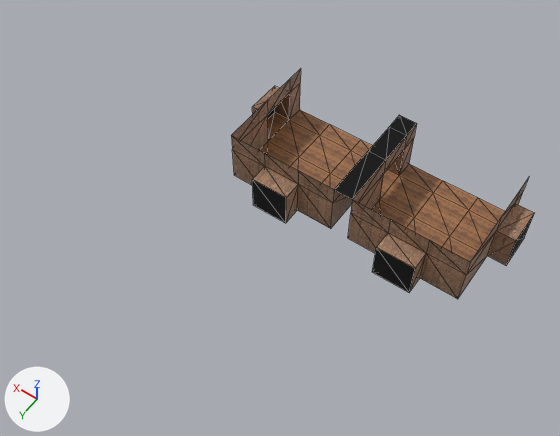
The glTF model models/house/interior.glb: old version first, new version second.
Both versions are drawn from a 50 mm lens placed at (-14.4, 23.3, 30.5), pointed at (-0.8, 4.3, 0.6). Lighting does not change. The marker at lower left points along +X, +Y and +Z. Mesh edges are drawn as thin lines. Vertices at the same position are counted once.

Script lines for the objects in view, before the commit:
```python
me_cube_003 = bpy.data.meshes.new('Cube.003')
me_cube_003.from_pydata(...)  # 88 vertices, 154 faces; spans x -11.0..4.0, y -3.0..4.0, z 0.0..3.0
# faces by material slot: [90, 46, 18]
me_cube_003.materials.append(mat_wall)  # picture img_wood_plywood_03
me_cube_003.materials.append(mat_floor)  # picture img_wood_planks_fancy_01
me_cube_003.materials.append(mat_black)  # black #000000
ob_interior_col = bpy.data.objects.new('interior-col', me_cube_003)
ob_interior_col.location = (0.0, 0.0, 0.0)
```
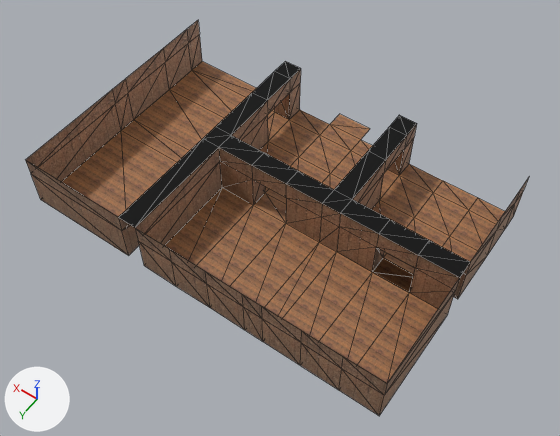
Commit message: interior stuff

Boxes (x1, y1, x2, y2) around the edits, measured in the pictures (560 x 436 px):
'interior-col', reshaped (66% wider, 72% taller)
    before: (231, 69, 534, 299)
    after: (26, 20, 529, 416)
part 1 of me_cube_003, built on
    before: (252, 108, 534, 292)
    after: (26, 20, 514, 416)
part 2 of me_cube_003, surface changed
    before: (286, 185, 298, 223)
part 3 of me_cube_003, recoloured (brown)
    before: (253, 167, 298, 197)

What the commit changed:
me_cube_003 is used by ob_interior_col; location (0.0, 0.0, 0.0).
me_cube_003 had 88 vertices, 154 faces and spanned x -11.0..4.0, y -3.0..4.0, z 0.0..3.0.
me_cube_003 now has 166 vertices, 304 faces and spans x -10.0..10.0, y -4.0..10.0, z 0.0..3.0.
Part 1, on me_cube_003:
4 vertices are removed from x -11.0, y -2.0..0.0, z 0.0..2.0.
20 faces are deleted.
12 vertices are added at x -8.0..-3.0, y 10.0, z 0.0..3.0.
8 new vertices lie (0.0, 1.0, 0.0) away from vertices in x -10.0..3.0, y 3.0, z 3.0.
7 new vertices lie (1.0, 0.0, 0.0) away from vertices in x 3.0, y -3.0..4.0, z 0.0..3.0.
8 new vertices lie (0.0, 0.0, -1.0) away from vertices in x -10.0..4.0, y 3.0..4.0, z 3.0.
8 new vertices lie (0.0, 6.0, 0.0) away from vertices in x -10.0..4.0, y 4.0, z 0.0..3.0.
11 new vertices lie (0.0, 0.0, -2.0) away from vertices in x -10.0..4.0, y 3.0..10.0, z 2.0.
8 new vertices lie (6.0, 0.0, 0.0) away from vertices in x 4.0, y -3.0..10.0, z 0.0..3.0.
7 new vertices lie (0.0, 0.0, 2.0) away from vertices in x -1.0..10.0, y -3.0..10.0, z 0.0.
7 new vertices lie (0.0, 0.0, 1.0) away from vertices in x -1.0..10.0, y -3.0..10.0, z 2.0.
6 new vertices lie (0.0, -1.0, 0.0) away from vertices in x -8.0..1.0, y -3.0..4.0, z 0.0..2.0.
112 new faces join them, mat_wall (picture img_wood_plywood_03).
30 new faces join them, mat_floor (picture img_wood_planks_fancy_01).
28 new faces join them, mat_black (black #000000).
me_cube_003 part 2: 4 kept faces spanning x -1.0..1.0, y 3.0..4.0, z 0.0..2.0 get new texture (UV) coordinates.
me_cube_003 part 3: 2 faces spanning x -1.0..1.0, y 3.0..4.0, z 2.0 switch from mat_wall (picture img_wood_plywood_03) to mat_floor (picture img_wood_planks_fancy_01).
